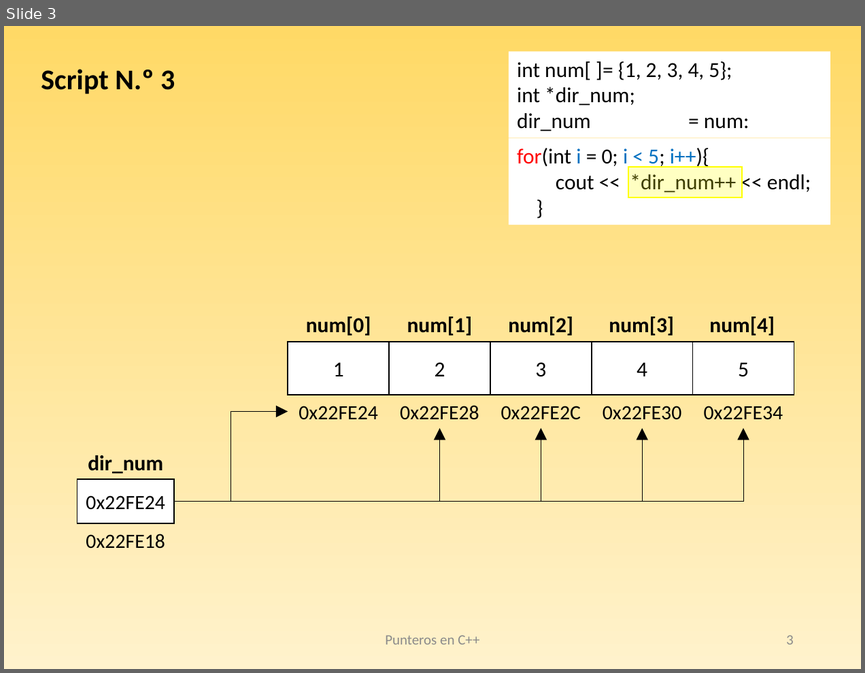
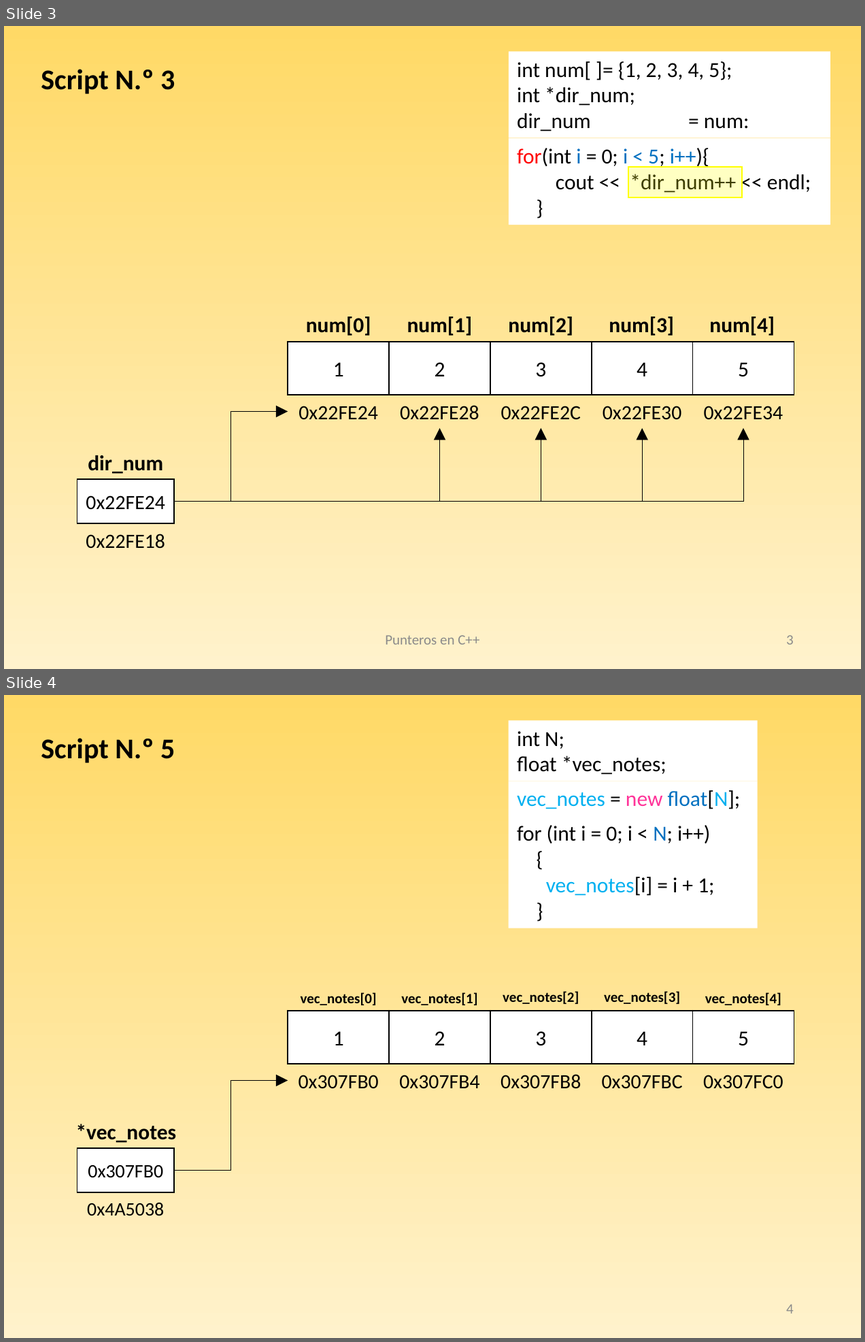
Before and after one commit to danse1434/Aprendizaje_Cpp, a slide deck: M6_Punteros/Punteros.pptx. Shown one above the other, each under a label of ours: slide 3 before the commit, slides 3 and 4 after it. The pictures are 865x673 and 865x1342 pixels, drawn with LibreOffice and Linux fonts; fonts in the diff are those of the drawing. Boxes give left, top, right and bottom in pixels: in the first picture for what was removed or moved away, otherwise in the second. Text is boxed around its words. In the diff, an @@ line names an element or a change of style, - is before the commit and + after.

```diff
--- a/M6_Punteros/Punteros.pptx
+++ b/M6_Punteros/Punteros.pptx
@@ slide 4 added at <box>4,695,861,1338</box>, background gradient #FFD966 to #FFF2CC @@
@@ rectangle added at <box>509,721,757,781</box>, fill #FFFFFF, 18 pt, text #000000 @@
+int N;
+float *vec_notes;
@@ text added at <box>41,738,175,763</box>, 24 pt, text #000000, bold @@
+Script N.º 5
@@ text added at <box>517,790,740,809</box>, 18 pt, text #00B0F0 @@
+vec_notes = new float[N];
@@ rectangle added at <box>509,816,757,928</box>, fill #FFFFFF, 18 pt, text #000000 @@
+for (int i = 0; i < N; i++)
+{
+vec_notes[i] = i + 1;
+}
@@ text added at <box>300,992,377,1005</box>, 12 pt, text #000000, bold @@
+vec_notes[0]
@@ text added at <box>401,992,477,1005</box>, 12 pt, text #000000, bold @@
+vec_notes[1]
@@ text added at <box>502,991,579,1004</box>, 12 pt, text #000000, bold @@
+vec_notes[2]
@@ text added at <box>604,991,680,1004</box>, 12 pt, text #000000, bold @@
+vec_notes[3]
@@ text added at <box>705,992,781,1005</box>, 12 pt, text #000000, bold @@
+vec_notes[4]
@@ group added at <box>288,1011,794,1064</box>: 5 rectangles @@
+1
+2
+3
+4
+5
@@ elbow arrow added from (173, 1170) to (288, 1081), #000000 0.5 pt @@
@@ text added at <box>298,1074,379,1089</box>, 17 pt, text #000000 @@
+0x307FB0
@@ text added at <box>399,1074,479,1089</box>, 17 pt, text #000000 @@
+0x307FB4
@@ text added at <box>500,1074,581,1089</box>, 17 pt, text #000000 @@
+0x307FB8
@@ text added at <box>602,1074,683,1089</box>, 17 pt, text #000000 @@
+0x307FBC
@@ text added at <box>703,1074,783,1089</box>, 17 pt, text #000000 @@
+0x307FC0
@@ text added at <box>76,1123,177,1142</box>, 18 pt, text #000000, bold @@
+*vec_notes
@@ rectangle added at <box>77,1149,173,1193</box>, fill #FFFFFF, outline #000000 1 pt, 16 pt, text #000000 @@
+0x307FB0
@@ text added at <box>87,1202,164,1216</box>, 16 pt, text #000000 @@
+0x4A5038
@@ page number added at <box>786,1304,793,1313</box>, 12 pt, text #8C8C8C @@
+4
```
Also in this commit, not shown: 1 other slide added, 27 other files.
